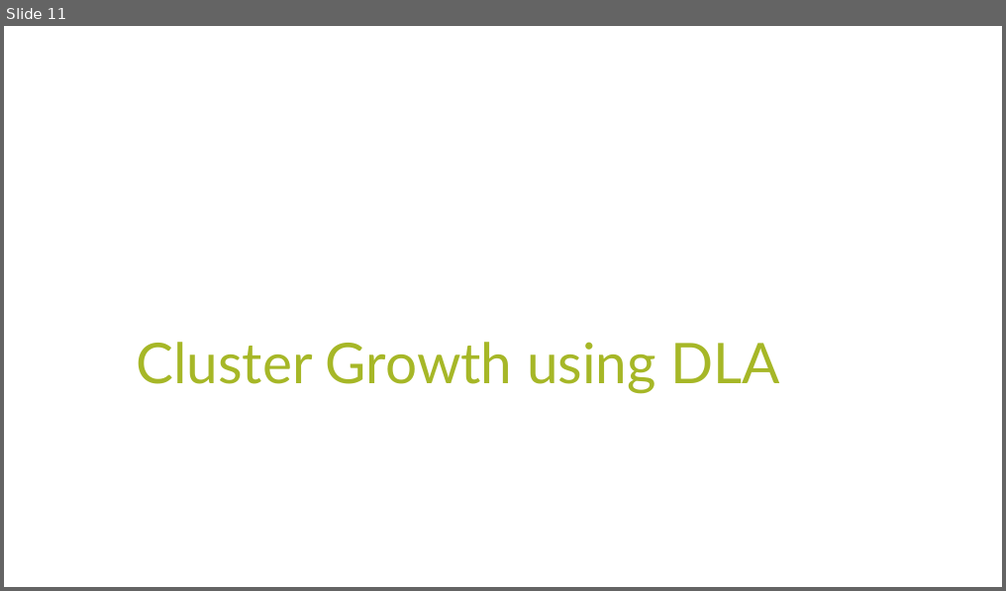
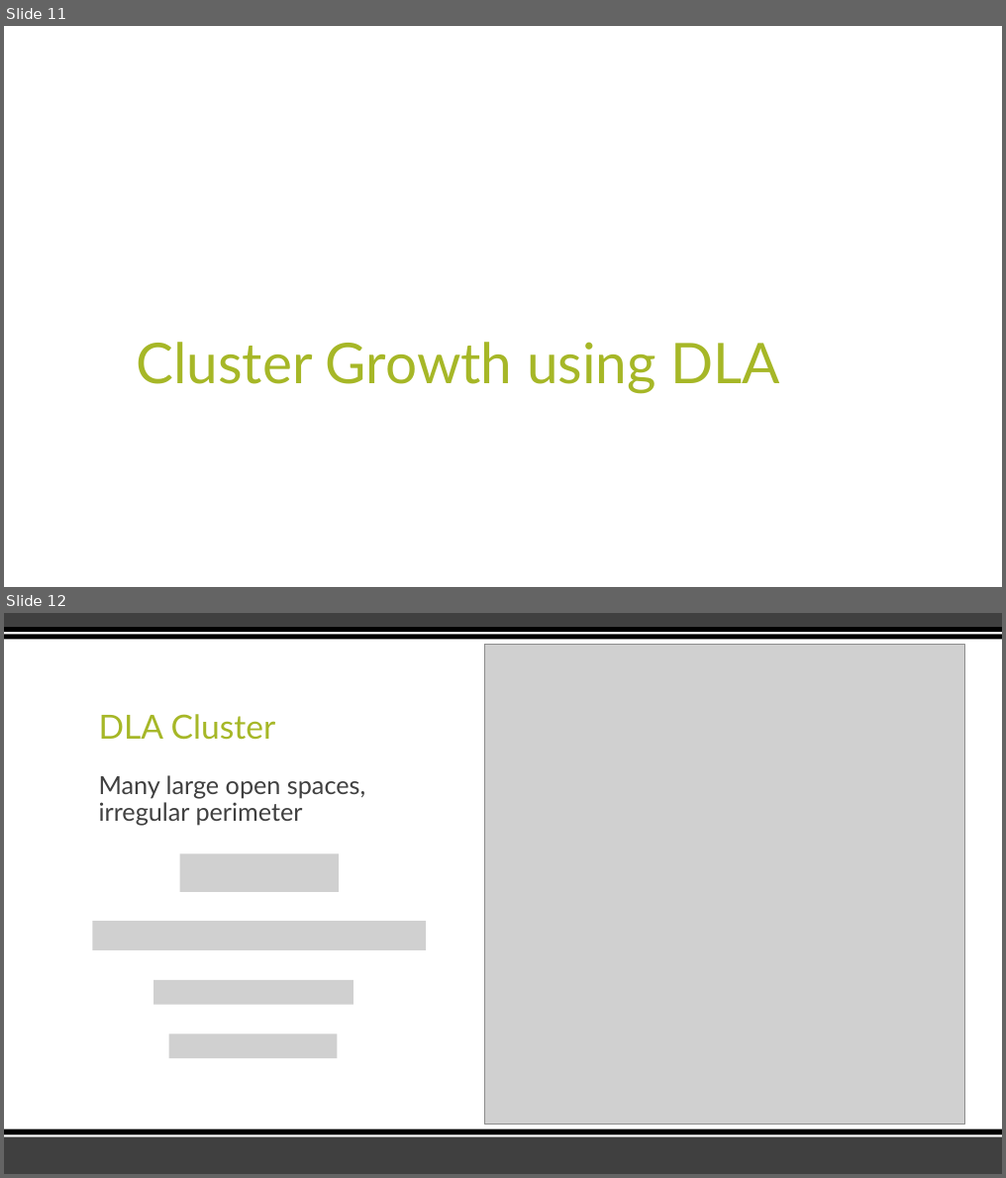
Before and after one commit to tahoeschrader/PHYS566_group4_project-1a_walk-diffusion-cluster, a slide deck: Presentation.pptx. Shown one above the other, each under a label of ours: slide 11 before the commit, slides 11 and 12 after it. The pictures are 1006x591 and 1006x1178 pixels, drawn with LibreOffice and Linux fonts; fonts in the diff are those of the drawing; grey boxes stand for pictures. Boxes give left, top, right and bottom in pixels: in the first picture for what was removed or moved away, otherwise in the second. Text is boxed around its words. In the diff, an @@ line names an element or a change of style, - is before the commit and + after.

```diff
--- a/Presentation.pptx
+++ b/Presentation.pptx
@@ slide 12 added at (x1=4, y1=613, x2=1002, y2=1174), background #FFFFFF @@
@@ rectangle added at (x1=4, y1=613, x2=1002, y2=627), fill #404040 @@
@@ rectangle added at (x1=4, y1=627, x2=1002, y2=639), fill #000000 @@
@@ rectangle added at (x1=4, y1=632, x2=1002, y2=634), fill #FFFFFF @@
@@ picture added at (x1=484, y1=645, x2=964, y2=1125) @@
@@ title added at (x1=99, y1=714, x2=276, y2=740), 32 pt, text #A6B727 @@
+DLA Cluster
@@ text added at (x1=99, y1=775, x2=365, y2=825), 24 pt, text #404040 @@
+Many large open spaces, irregular perimeter
@@ picture added at (x1=180, y1=854, x2=339, y2=892) @@
@@ picture added at (x1=92, y1=922, x2=426, y2=951) @@
@@ picture added at (x1=153, y1=980, x2=353, y2=1004) @@
@@ picture added at (x1=168, y1=1035, x2=338, y2=1059) @@
@@ rectangle added at (x1=4, y1=1137, x2=1002, y2=1174), fill #404040 @@
@@ rectangle added at (x1=4, y1=1130, x2=1002, y2=1138), fill #000000 @@
@@ rectangle added at (x1=4, y1=1136, x2=1002, y2=1138), fill #FFFFFF @@
```
Also in this commit, not shown: 2 slides changed, 2 other slides added, 2 slides removed.
